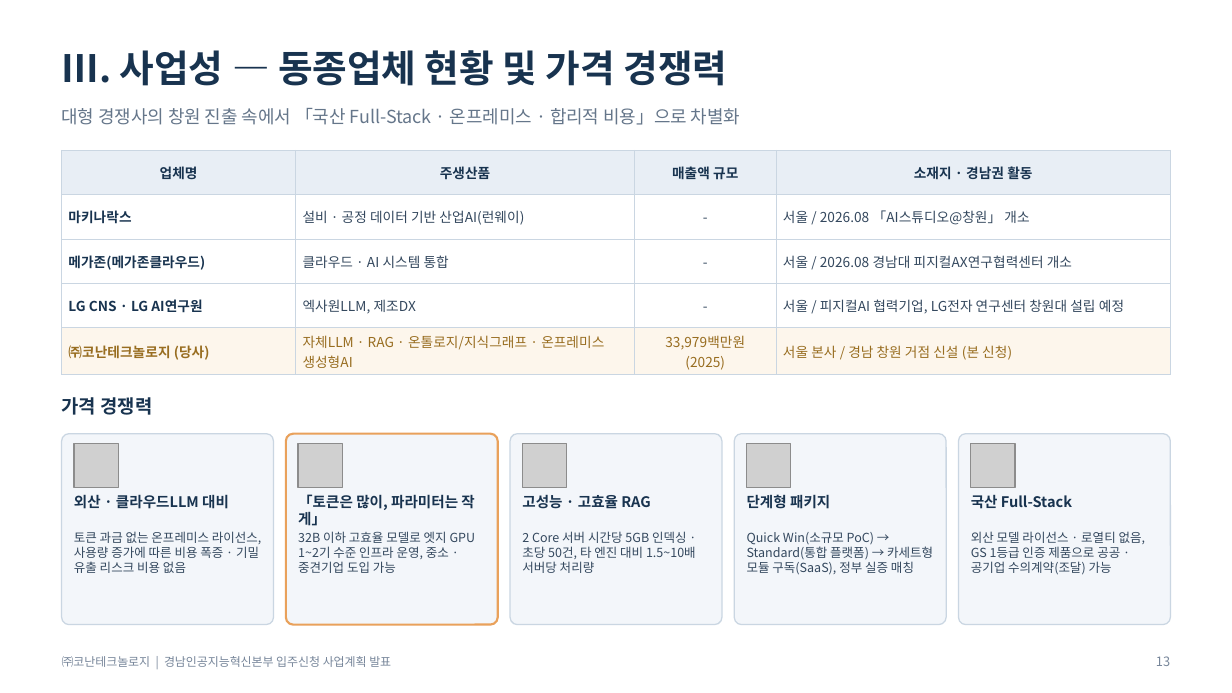
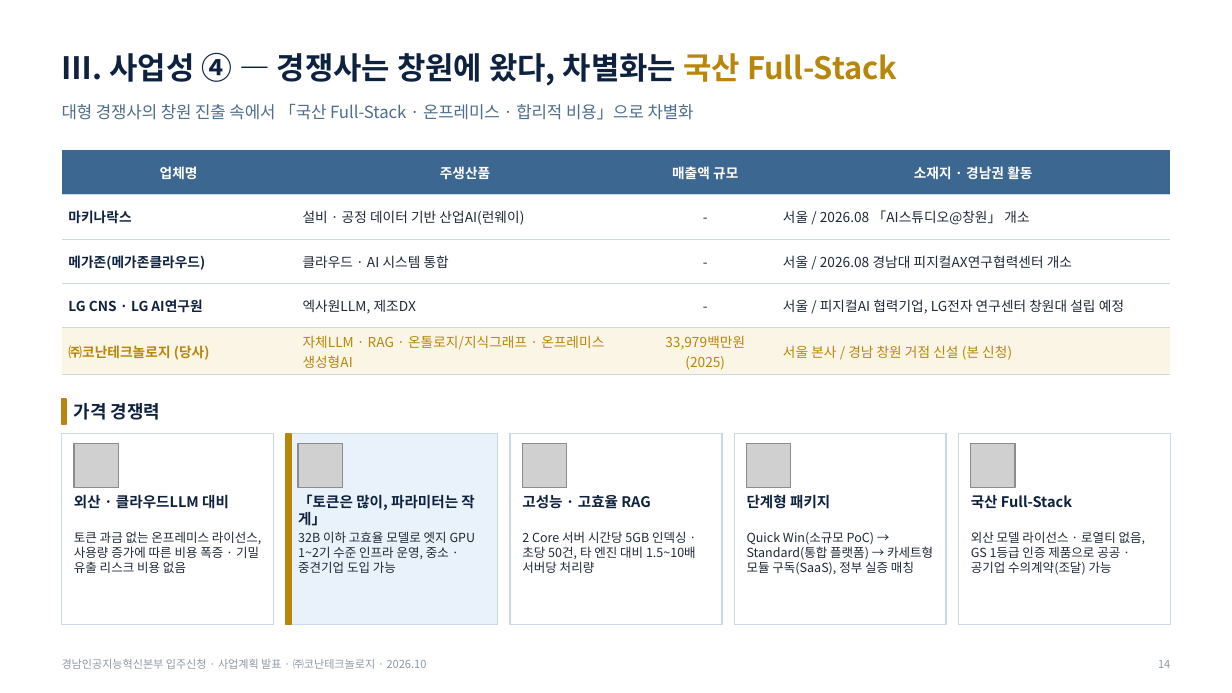
Before and after one commit to Jacob-Yeom/claude, a slide deck: slide 14 of deliverables/gyeongnam_tp_pitch/Konan_GyeongnamAI_Tenancy_Pitch_15min.pptx (slide 13 before the commit). Drawn at 1232x693 pixels with LibreOffice and Linux fonts; fonts in the diff are those of the drawing; grey boxes stand for pictures. Boxes give left, top, right and bottom in pixels: in the first picture for what was removed or moved away, otherwise in the second. Text is boxed around its words. In the diff, an @@ line names an element or a change of style, - is before the commit and + after.

```diff
--- a/deliverables/gyeongnam_tp_pitch/Konan_GyeongnamAI_Tenancy_Pitch_15min.pptx
+++ b/deliverables/gyeongnam_tp_pitch/Konan_GyeongnamAI_Tenancy_Pitch_15min.pptx
@@ text at bbox=[62, 52, 897, 86]: text changed; size 22 to 18 pt; text colour #18334F to #0E2240 @@
-Ⅲ. 사업성 — 동종업체 현황 및 가격 경쟁력
+Ⅲ. 사업성 ④ — 경쟁사는 창원에 왔다, 차별화는 국산 Full-Stack
@@ text "대형 경쟁사의 창원 진출 속에서 ..." at bbox=[62, 104, 694, 120]: size 10.5 to 9.8 pt, text colour #65768A to #4D6E8E @@
@@ table at bbox=[62, 150, 1170, 374] @@
@@ fill #E8EEF5 to #3C6791 in row 1 @@
@@ fill #FDF6EC to #FBF5E6 in row 5 @@
@@ text colour #18334F to #FFFFFF in "업체명", "주생산품", "매출액 규모", "소재지 · 경남권 활동" @@
@@ text colour #18334F to #0E2240 in "마키나락스", "메가존(메가존클라우드)", "LG CNS · LG AI연구원" @@
@@ text colour #34485E to #1F2A37 in "설비 · 공정 데이터 기반 산업AI(런웨이)", "-", "서울 / 2026.08 「AI스튜디오@창원」 개소", "클라우드 · AI 시스템 통합" and 5 more places @@
@@ text colour #986D20 to #B8860B in "㈜코난테크놀로지 (당사)", "자체LLM · RAG · 온톨로지/지식그래프 · 온프레미스 ...", "33,979백만원", "(2025)" and 1 more places @@
@@ borders changed @@
@@ rectangle added at bbox=[62, 399, 67, 424], fill #B8860B, outline #B8860B 1 pt @@
@@ text "가격 경쟁력": place and size @@
-text "가격 경쟁력" at bbox=[62, 397, 153, 415]
+text "가격 경쟁력" at bbox=[74, 403, 160, 420]
@@ text "가격 경쟁력" at bbox=[74, 403, 160, 420]: size 11 to 10.5 pt, text colour #18334F to #0E2240; less space between paragraphs; vertical alignment top to middle @@
@@ rounded rectangle removed at bbox=[62, 434, 274, 625] @@
@@ rectangle added at bbox=[62, 434, 274, 625], fill #FFFFFF, outline #C9D9E8 0.75 pt @@
@@ rounded rectangle removed at bbox=[286, 434, 498, 625] @@
@@ rectangle added at bbox=[286, 434, 498, 625], fill #E9F2FB, outline #C9D9E8 0.75 pt @@
@@ rectangle added at bbox=[286, 434, 291, 625], fill #B8860B, outline #B8860B 1 pt @@
@@ rounded rectangle removed at bbox=[510, 434, 722, 625] @@
@@ rectangle added at bbox=[510, 434, 722, 625], fill #FFFFFF, outline #C9D9E8 0.75 pt @@
@@ rounded rectangle removed at bbox=[734, 434, 946, 625] @@
@@ rectangle added at bbox=[734, 434, 946, 625], fill #FFFFFF, outline #C9D9E8 0.75 pt @@
@@ rounded rectangle removed at bbox=[958, 434, 1170, 625] @@
@@ rectangle added at bbox=[958, 434, 1170, 625], fill #FFFFFF, outline #C9D9E8 0.75 pt @@
@@ text colour #18334F to #0E2240 in 5 elements at bbox=[74, 494, 229, 509], bbox=[298, 494, 474, 526], bbox=[522, 494, 650, 509], bbox=[747, 494, 830, 509], bbox=[971, 494, 1072, 509] @@
@@ text colour #34485E to #1F2A37 in 5 elements at bbox=[74, 531, 262, 573], bbox=[298, 531, 476, 573], bbox=[522, 531, 696, 573], bbox=[747, 532, 933, 575], bbox=[971, 531, 1146, 575] @@
@@ text at bbox=[62, 659, 427, 669]: text changed; size 7 to 6.5 pt; text colour #77869A to #8E99A5 @@
-㈜코난테크놀로지 | 경남인공지능혁신본부 입주신청 사업계획 발표
+경남인공지능혁신본부 입주신청 · 사업계획 발표 · ㈜코난테크놀로지 · 2026.10
@@ text removed at bbox=[1156, 656, 1170, 666] @@
-13
@@ text added at bbox=[1158, 660, 1170, 668], 6.5 pt, text #8E99A5 @@
+14
```
Also in this commit, not shown: 17 other slides changed, 2 slides added, 1 slide removed, 3 other files.
